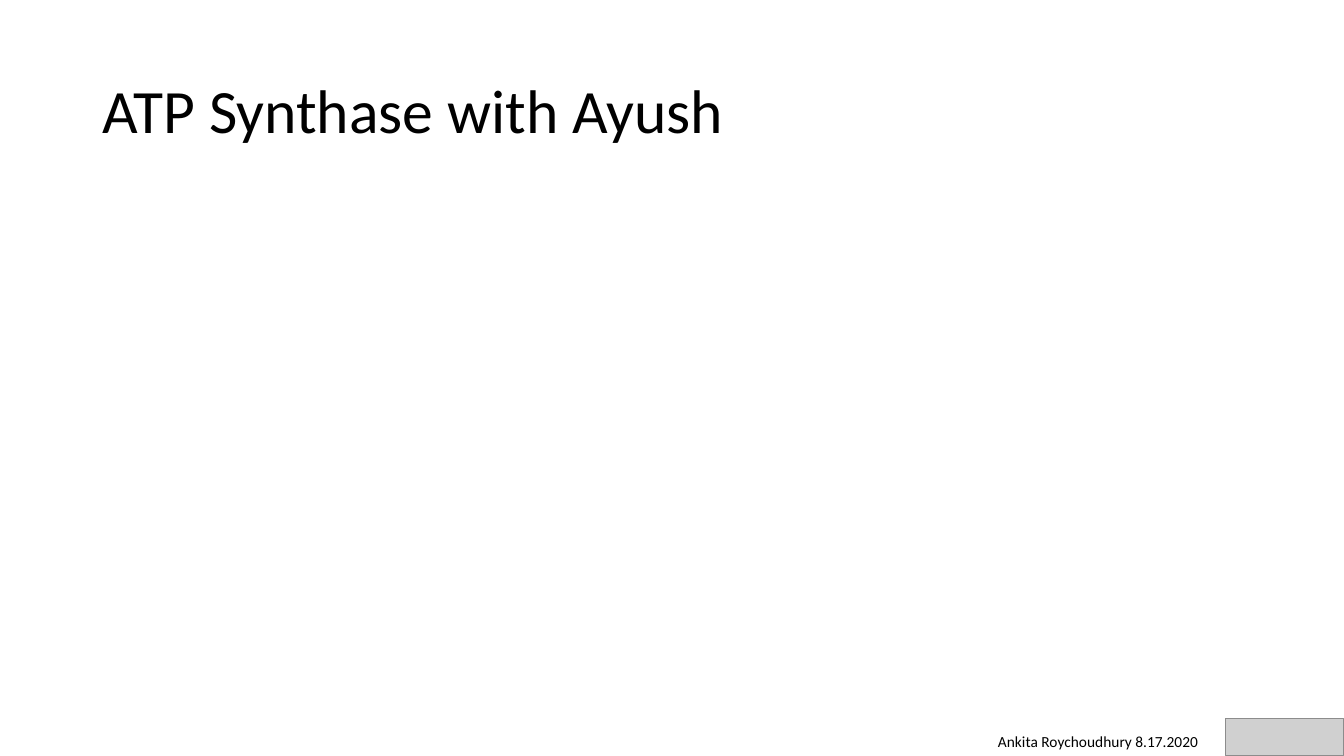
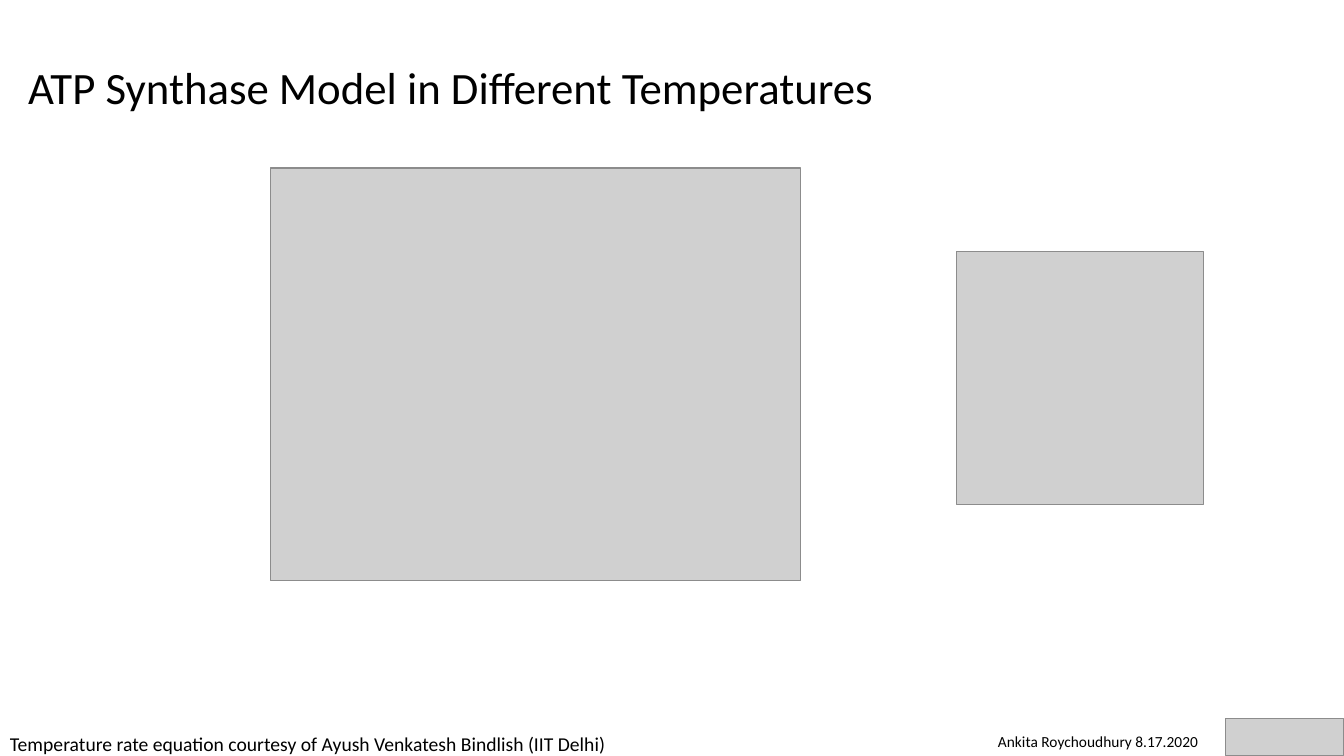
Before and after one commit to AnkitaRoychoudhury/ug_murray, a slide deck: slide 11 of miscellaneous/presentations/20200817_murray_mtg.pptx. Drawn at 1344x756 pixels with LibreOffice and Linux fonts; fonts in the diff are those of the drawing; grey boxes stand for pictures. Boxes give left, top, right and bottom in pixels: in the first picture for what was removed or moved away, otherwise in the second. Text is boxed around its words. In the diff, an @@ line names an element or a change of style, - is before the commit and + after.

Commit message:
surf poster, atp synthase colabs complete

```diff
--- a/miscellaneous/presentations/20200817_murray_mtg.pptx
+++ b/miscellaneous/presentations/20200817_murray_mtg.pptx
@@ title at bbox=[28, 73, 873, 112]: text changed; size 44 to 32 pt @@
-ATP Synthase with Ayush
+ATP Synthase Model in Different Temperatures
@@ picture added at bbox=[270, 168, 802, 582] @@
@@ picture added at bbox=[957, 252, 1204, 504] @@
@@ text added at bbox=[10, 737, 605, 754], 14 pt, text #000000 @@
+Temperature rate equation courtesy of Ayush Venkatesh Bindlish (IIT Delhi)
```
Also in this commit, not shown: 4 other slides changed, 1 slide added, 1 slide removed, 31 other files.
